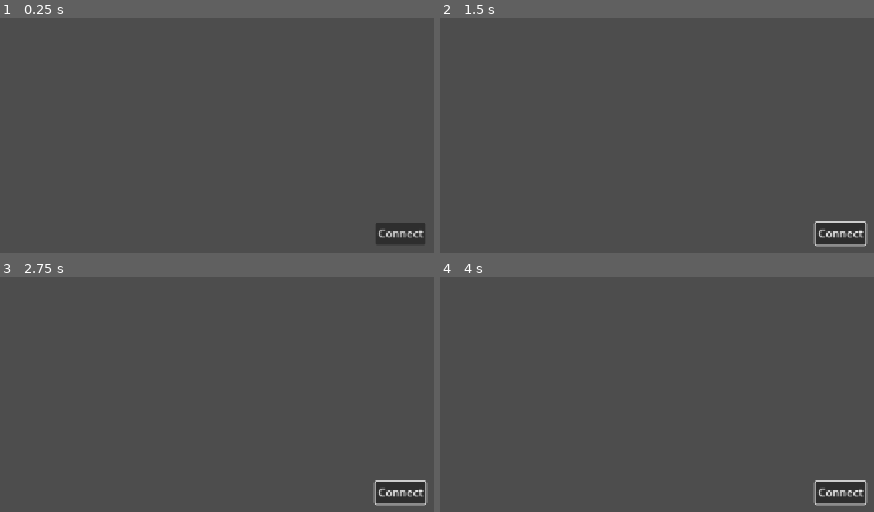
Above: before the commit, frames 1-4 (two rows, left to right).
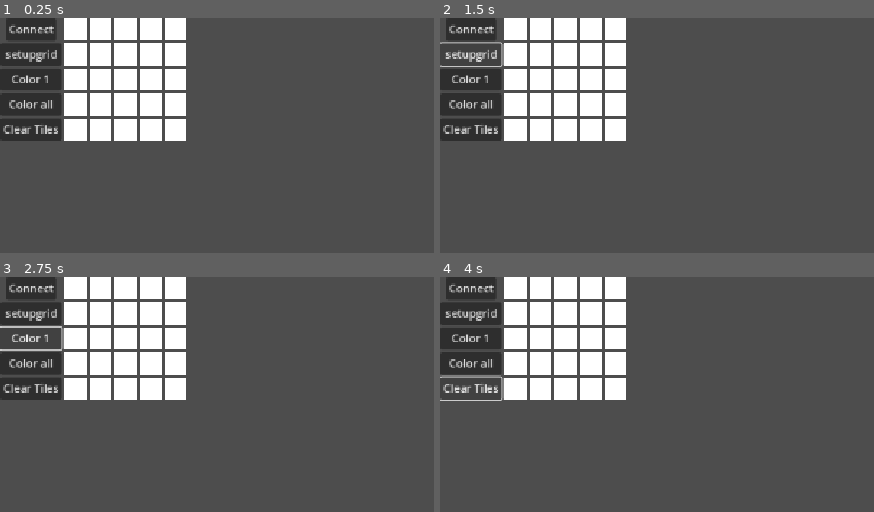
Above: after the commit, the same moments.

Repository: Immortal-Gnome/tcp-proto-client
Game: Godot game, scene res://main.tscn
Two runs of this game, one before a commit and one after it. Both use one fixed random seed, a clock stepped at 60 frames per second and the inputs below.
Inputs (mouse positions are in pixels of both pictures, inside the frame that each line leads up to):
- Up to frame 1 (0.25 s): no input
- Up to frame 2 (1.5 s): click "Connect" at 0.5 s; click (470, 53) at 1.25 s, where only the run after the commit has a clickable "setupgrid"
- Up to frame 3 (2.75 s): click (30, 338) at 2 s, where only the run after the commit has a clickable "Color 1"
- Up to frame 4 (4 s): click (470, 363) at 2.75 s, where only the run after the commit has a clickable "Color all"; click (470, 387) at 3.5 s, where only the run after the commit has a clickable "Clear Tiles"

The runs differ from the first frame. In frame 1, 18% of the frame differs, in the area x 0-98%, y 0-97%; in frame 2, 18%; in frame 3, 18%; in frame 4, 18%.

Commit message:
add: little gridholder and additional buttons

Diff:
--- a/main.gd
+++ b/main.gd
@@ -1,19 +1,40 @@
 extends Node2D
 
-const HOST: String = "51.20.64.237"
+const HOST: String = "192.168.1.235" # fazil - 51.20.64.237
 const PORT: int = 7000
 
 @onready var client: Client = Client.new()
 
-@onready var button: Button = %Button
+
+@onready var connect_btn: Button = %ConnectBtn
+@onready var setupgrid_btn: Button = %SetupGridBtn
+@onready var color1_btn: Button = %Color1Btn
+@onready var colorall_btn: Button = %ColorAllBtn
+@onready var clear_btn: Button = %ClearBtn
 @onready var label: Label = %Label
 
 func _ready() -> void:
 	add_child(client)
-	button.pressed.connect(_on_button_pressed)
+	connect_btn.pressed.connect(_on_connect_button_pressed)
+	setupgrid_btn.pressed.connect(_on_setupgrid_button_pressed)
+	color1_btn.pressed.connect(_on_color1_button_pressed)
+	colorall_btn.pressed.connect(_on_colorall_button_pressed)
+	clear_btn.pressed.connect(_on_clear_button_pressed)
 
 
-func _on_button_pressed() -> void:
+func _on_connect_button_pressed() -> void:
 	var res = await client.connect_to_host(HOST, PORT)
 	print(res)
 	label.text = res
+
+func _on_setupgrid_button_pressed() -> void:
+	pass
+
+func _on_color1_button_pressed() -> void:
+	pass
+
+func _on_colorall_button_pressed() -> void:
+	pass
+
+func _on_clear_button_pressed() -> void:
+	pass
--- a/main.tscn
+++ b/main.tscn
@@ -1,6 +1,7 @@
-[gd_scene load_steps=2 format=3 uid="uid://bog5uc5d4kf0d"]
+[gd_scene load_steps=3 format=3 uid="uid://bog5uc5d4kf0d"]
 
 [ext_resource type="Script" uid="uid://cqlor4gwjnxcs" path="res://main.gd" id="1_ig7tw"]
+[ext_resource type="PackedScene" uid="uid://gle2q1rwh3ui" path="res://scenes/tile.tscn" id="2_0xm2m"]
 
 [node name="Main" type="Node2D"]
 script = ExtResource("1_ig7tw")
@@ -24,13 +25,127 @@
 grow_vertical = 2
 alignment = 1
 
-[node name="Button" type="Button" parent="CanvasLayer/Control/VBoxContainer"]
+[node name="Label" type="Label" parent="CanvasLayer/Control/VBoxContainer"]
+unique_name_in_owner = true
+layout_mode = 2
+size_flags_horizontal = 4
+
+[node name="Control2" type="Control" parent="CanvasLayer"]
+layout_mode = 3
+anchors_preset = 0
+offset_right = 40.0
+offset_bottom = 40.0
+
+[node name="HBoxContainer" type="HBoxContainer" parent="CanvasLayer/Control2"]
+layout_mode = 0
+offset_right = 40.0
+offset_bottom = 40.0
+
+[node name="VBoxContainer" type="VBoxContainer" parent="CanvasLayer/Control2/HBoxContainer"]
+layout_mode = 2
+
+[node name="ConnectBtn" type="Button" parent="CanvasLayer/Control2/HBoxContainer/VBoxContainer"]
 unique_name_in_owner = true
 layout_mode = 2
 size_flags_horizontal = 4
 text = "Connect"
 
-[node name="Label" type="Label" parent="CanvasLayer/Control/VBoxContainer"]
+[node name="SetupGridBtn" type="Button" parent="CanvasLayer/Control2/HBoxContainer/VBoxContainer"]
 unique_name_in_owner = true
 layout_mode = 2
-size_flags_horizontal = 4
+text = "setupgrid"
+
+[node name="Color1Btn" type="Button" parent="CanvasLayer/Control2/HBoxContainer/VBoxContainer"]
+unique_name_in_owner = true
+layout_mode = 2
+text = "Color 1"
+
+[node name="ColorAllBtn" type="Button" parent="CanvasLayer/Control2/HBoxContainer/VBoxContainer"]
+unique_name_in_owner = true
+layout_mode = 2
+text = "Color all"
+
+[node name="ClearBtn" type="Button" parent="CanvasLayer/Control2/HBoxContainer/VBoxContainer"]
+unique_name_in_owner = true
+layout_mode = 2
+text = "Clear Tiles"
+
+[node name="GridContainer" type="GridContainer" parent="CanvasLayer/Control2/HBoxContainer"]
+unique_name_in_owner = true
+layout_mode = 2
+columns = 5
+
+[node name="TextureRect" parent="CanvasLayer/Control2/HBoxContainer/GridContainer" instance=ExtResource("2_0xm2m")]
+layout_mode = 2
+
+[node name="TextureRect2" parent="CanvasLayer/Control2/HBoxContainer/GridContainer" instance=ExtResource("2_0xm2m")]
+layout_mode = 2
+
+[node name="TextureRect3" parent="CanvasLayer/Control2/HBoxContainer/GridContainer" instance=ExtResource("2_0xm2m")]
+layout_mode = 2
+
+[node name="TextureRect4" parent="CanvasLayer/Control2/HBoxContainer/GridContainer" instance=ExtResource("2_0xm2m")]
+layout_mode = 2
+
+[node name="TextureRect5" parent="CanvasLayer/Control2/HBoxContainer/GridContainer" instance=ExtResource("2_0xm2m")]
+layout_mode = 2
+
+[node name="TextureRect6" parent="CanvasLayer/Control2/HBoxContainer/GridContainer" instance=ExtResource("2_0xm2m")]
+layout_mode = 2
+
+[node name="TextureRect7" parent="CanvasLayer/Control2/HBoxContainer/GridContainer" instance=ExtResource("2_0xm2m")]
+layout_mode = 2
+
+[node name="TextureRect8" parent="CanvasLayer/Control2/HBoxContainer/GridContainer" instance=ExtResource("2_0xm2m")]
+layout_mode = 2
+
+[node name="TextureRect9" parent="CanvasLayer/Control2/HBoxContainer/GridContainer" instance=ExtResource("2_0xm2m")]
+layout_mode = 2
+
+[node name="TextureRect10" parent="CanvasLayer/Control2/HBoxContainer/GridContainer" instance=ExtResource("2_0xm2m")]
+layout_mode = 2
+
+[node name="TextureRect11" parent="CanvasLayer/Control2/HBoxContainer/GridContainer" instance=ExtResource("2_0xm2m")]
+layout_mode = 2
+
+[node name="TextureRect12" parent="CanvasLayer/Control2/HBoxContainer/GridContainer" instance=ExtResource("2_0xm2m")]
+layout_mode = 2
+
+[node name="TextureRect13" parent="CanvasLayer/Control2/HBoxContainer/GridContainer" instance=ExtResource("2_0xm2m")]
+layout_mode = 2
+
+[node name="TextureRect14" parent="CanvasLayer/Control2/HBoxContainer/GridContainer" instance=ExtResource("2_0xm2m")]
+layout_mode = 2
+
+[node name="TextureRect15" parent="CanvasLayer/Control2/HBoxContainer/GridContainer" instance=ExtResource("2_0xm2m")]
+layout_mode = 2
+
+[node name="TextureRect16" parent="CanvasLayer/Control2/HBoxContainer/GridContainer" instance=ExtResource("2_0xm2m")]
+layout_mode = 2
+
+[node name="TextureRect17" parent="CanvasLayer/Control2/HBoxContainer/GridContainer" instance=ExtResource("2_0xm2m")]
+layout_mode = 2
+
+[node name="TextureRect18" parent="CanvasLayer/Control2/HBoxContainer/GridContainer" instance=ExtResource("2_0xm2m")]
+layout_mode = 2
+
+[node name="TextureRect19" parent="CanvasLayer/Control2/HBoxContainer/GridContainer" instance=ExtResource("2_0xm2m")]
+layout_mode = 2
+
+[node name="TextureRect20" parent="CanvasLayer/Control2/HBoxContainer/GridContainer" instance=ExtResource("2_0xm2m")]
+layout_mode = 2
+
+[node name="TextureRect21" parent="CanvasLayer/Control2/HBoxContainer/GridContainer" instance=ExtResource("2_0xm2m")]
+layout_mode = 2
+
+[node name="TextureRect22" parent="CanvasLayer/Control2/HBoxContainer/GridContainer" instance=ExtResource("2_0xm2m")]
+layout_mode = 2
+
+[node name="TextureRect23" parent="CanvasLayer/Control2/HBoxContainer/GridContainer" instance=ExtResource("2_0xm2m")]
+layout_mode = 2
+
+[node name="TextureRect24" parent="CanvasLayer/Control2/HBoxContainer/GridContainer" instance=ExtResource("2_0xm2m")]
+layout_mode = 2
+
+[node name="TextureRect25" parent="CanvasLayer/Control2/HBoxContainer/GridContainer" instance=ExtResource("2_0xm2m")]
+layout_mode = 2
--- /dev/null
+++ b/scenes/tile.tscn
@@ -0,0 +1,6 @@
+[gd_scene load_steps=2 format=3 uid="uid://gle2q1rwh3ui"]
+
+[ext_resource type="Texture2D" uid="uid://spj1gyoxab4q" path="res://assets/tile.png" id="1_3dk36"]
+
+[node name="TextureRect" type="TextureRect"]
+texture = ExtResource("1_3dk36")
Binary file added: assets/tile.png
Not shown, added: assets/tile.png.import
